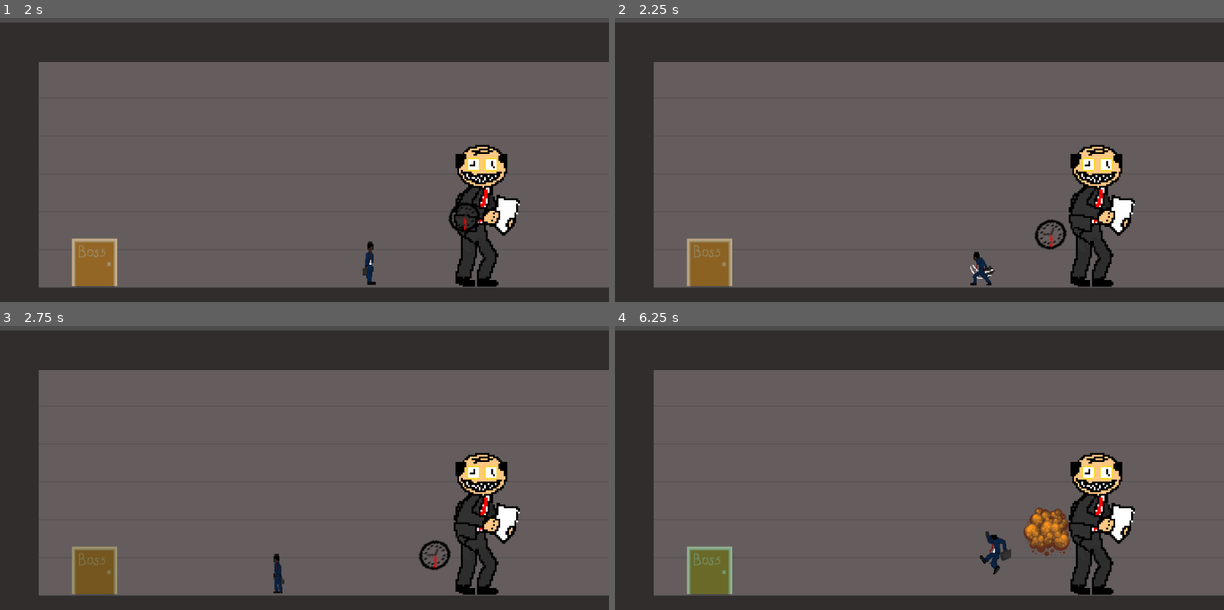
Above: before the commit, frames 1-4 (two rows, left to right).
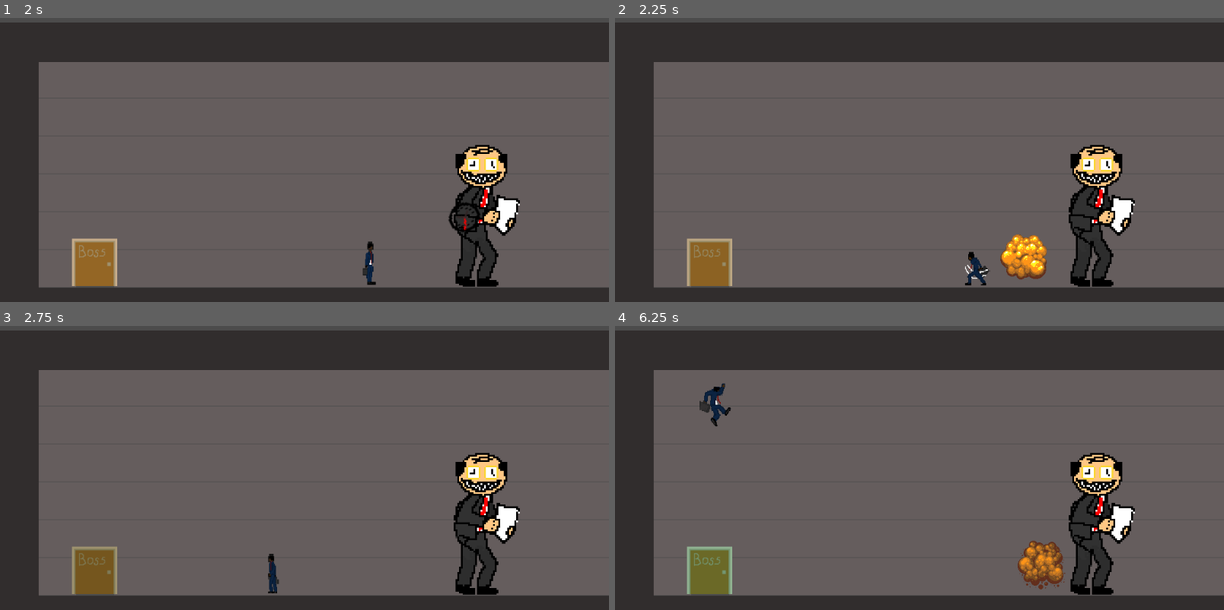
Above: after the commit, the same moments.

Repository: mbuzil/Jellyfish-Rangers-Time-Crunch
Game: Godot game, scene res://levels/Level3.tscn
Same seed, same stepped clock (60 frames per second), same inputs: the game is played once before the commit and once after it.
Inputs:
- Up to frame 1 (2 s): hold Space (attack) 0.53-1.28 s; hold D (right) from 0.53 s (still down); tap W (jump) at 0.77, 1.52 s; tap Space (attack) at 1.35 s
- Up to frame 2 (2.25 s): release D (right) at 2.03 s; hold A (left) from 2.03 s (still down); hold Space (attack) from 2.03 s (still down)
- Up to frame 3 (2.75 s): keep holding A (left); keep holding Space (attack)
- Up to frame 4 (6.25 s): release A (left) at 2.78 s; release Space (attack) at 2.78 s; hold D (right) 2.78-4.28 s; tap Space (attack) at 2.85, 4.35, 5.85 s; tap W (jump) at 3.02, 3.77, 4.52, 6.02 s; hold Space (attack) 3.53-4.28 s; hold A (left) 4.28-5.03 s; hold D (right) 5.03-5.78 s; hold Space (attack) 5.03-5.78 s; hold A (left) from 5.78 s (still down)

Frame 1 is identical in both runs. In frame 2, 1.5% of the frame differs, in the area x 57-75%, y 70-95%; in frame 3, 0.5%; in frame 4, 2.3%, in the area x 13-75%, y 20-93%.
Error after the commit: Invalid get index 'position' (on base: 'previously freed instance'). (res://Levels/Camera.gd:12)

Commit message:
miniboss done

Diff:
--- a/Enemies/Bullet.gd
+++ b/Enemies/Bullet.gd
@@ -1,18 +1,17 @@
 extends KinematicBody2D
 var velocity = Vector2.ZERO
-var speed = 500.0
+var speed = 10.0
 var damage = 1
-
+onready var Player = get_node_or_null("/root/Level3/Player_Container/Player")
 onready var Explosion = load("res://Effects/Explosion.tscn")
 var Effects = null
-
 func _ready():
 	velocity = Vector2(0,-speed).rotated(rotation)
 
 func _physics_process(_delta):
 	velocity = move_and_slide(velocity, Vector2.ZERO)
-	position.x = wrapf(position.x, 0, Global.VP.x)
-	position.y = wrapf(position.y, 0, Global.VP.y)
+	position.x = position.x-speed
+	position.y = 525
 
 
 
--- a/Enemies/Bullet.tscn
+++ b/Enemies/Bullet.tscn
@@ -26,6 +26,7 @@
 shape = SubResource( 1 )
 
 [node name="Timer" type="Timer" parent="."]
+wait_time = 1.12
 autostart = true
 
 [connection signal="body_entered" from="Area2D" to="." method="_on_Area2D_body_entered"]
